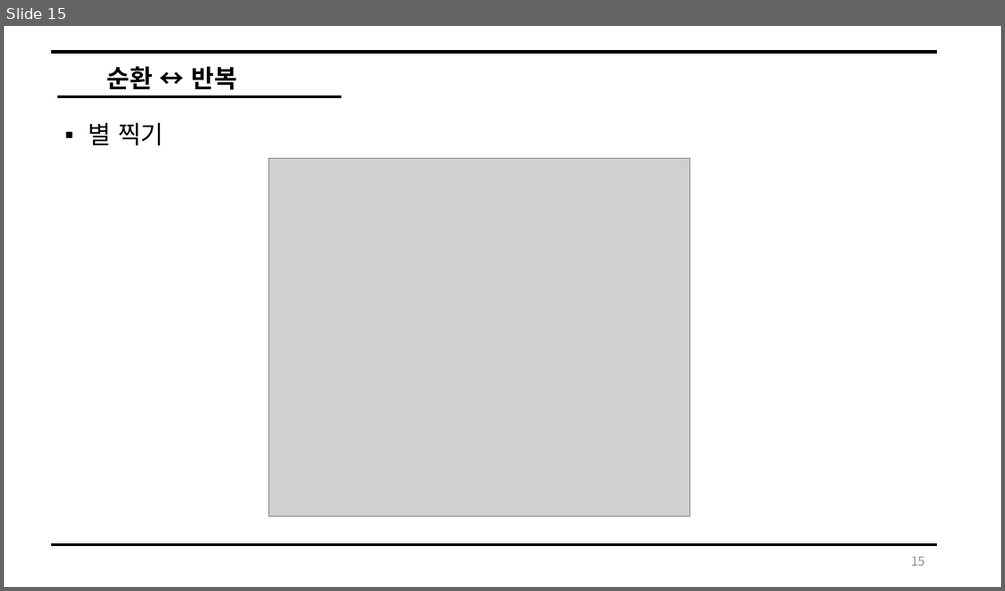
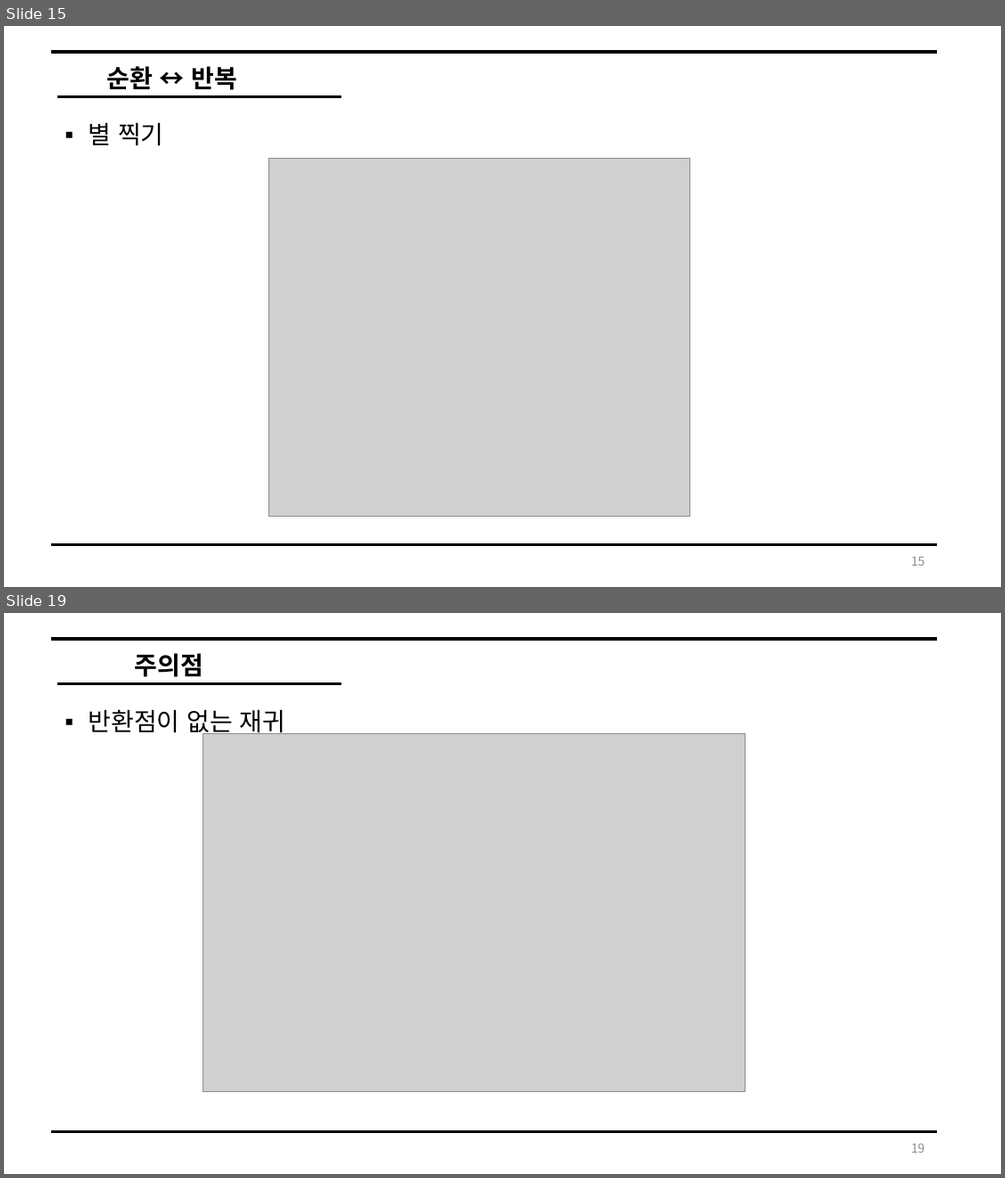
Before and after one commit to 17-76018348/Winter_2019, a slide deck: Data Structure/자료구조_순환.pptx. Shown one above the other, each under a label of ours: slide 15 before the commit, slides 15 and 19 after it; the slides between them are not shown. The pictures are 1005x591 and 1005x1178 pixels, drawn with LibreOffice and Linux fonts; fonts in the diff are those of the drawing; grey boxes stand for pictures. Boxes give left, top, right and bottom in pixels: in the first picture for what was removed or moved away, otherwise in the second. Text is boxed around its words. In the diff, an @@ line names an element or a change of style, - is before the commit and + after.

```diff
--- a/Data Structure/자료구조_순환.pptx
+++ b/Data Structure/자료구조_순환.pptx
@@ slide 19 added at (x1=4, y1=613, x2=1001, y2=1174), background #FFFFFF @@
@@ line added from (51, 639) to (938, 639), #000000 3 pt @@
@@ text added at (x1=135, y1=653, x2=203, y2=677), 24 pt, text #000000, bold @@
+주의점
@@ line added from (57, 684) to (341, 684), #000000 3 pt @@
@@ text added at (x1=89, y1=709, x2=286, y2=738), 24 pt, text #000000 @@
+▪ 반환점이 없는 재귀
@@ picture added at (x1=202, y1=733, x2=745, y2=1092) @@
@@ line added from (51, 1132) to (938, 1132), #000000 3 pt @@
@@ page number added at (x1=911, y1=1143, x2=925, y2=1152), 12 pt, text #8C8C8C @@
+19
```
Also in this commit, not shown: 3 slides changed, 2 other slides added.
